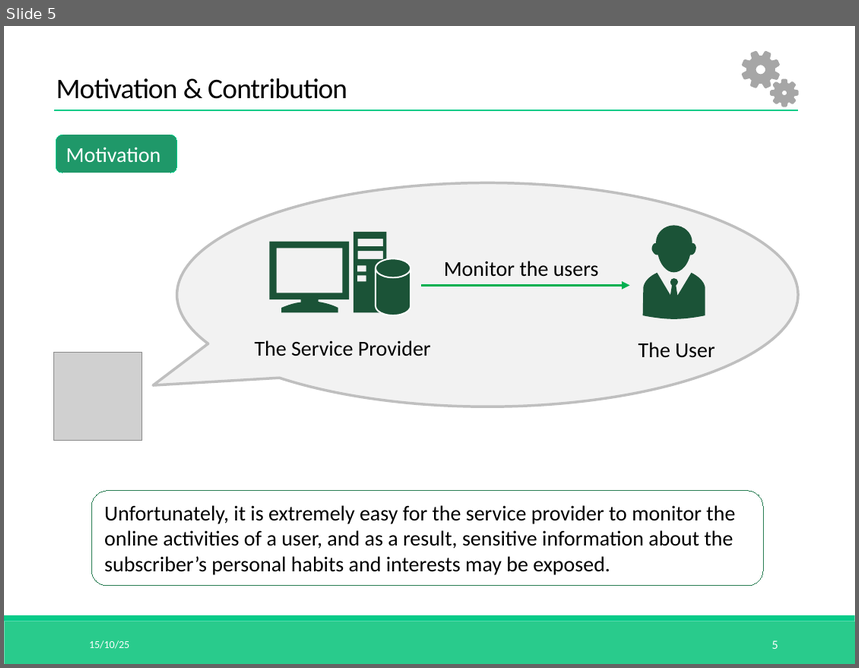
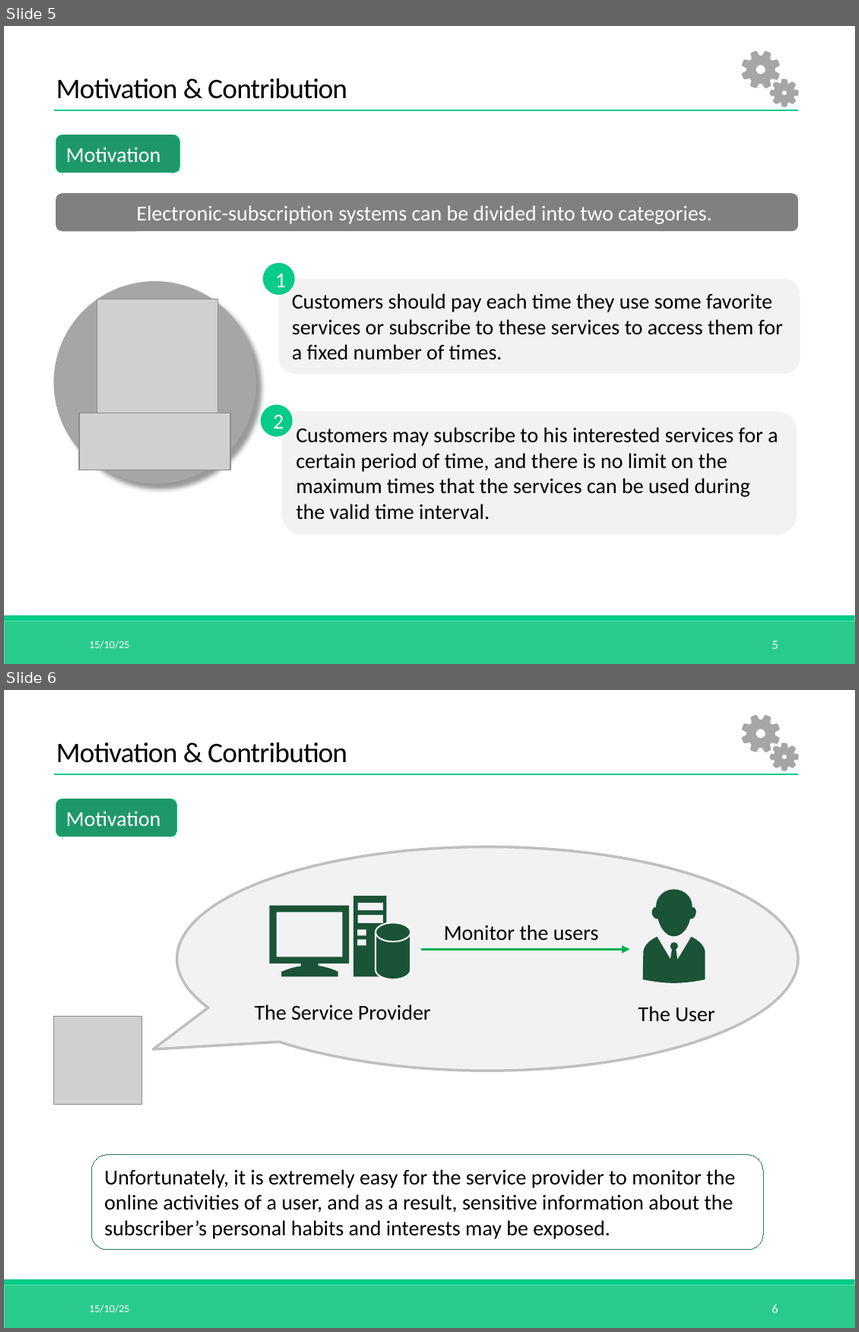
Before and after one commit to RedstoneCMX/PPTshow, a slide deck: Anon-pass.pptx. Shown one above the other, each under a label of ours: slide 5 before the commit, slides 5 and 6 after it. The pictures are 859x668 and 859x1332 pixels, drawn with LibreOffice and Linux fonts; fonts in the diff are those of the drawing; grey boxes stand for pictures. Boxes give left, top, right and bottom in pixels: in the first picture for what was removed or moved away, otherwise in the second. Text is boxed around its words. In the diff, an @@ line names an element or a change of style, - is before the commit and + after.

```diff
--- a/Anon-pass.pptx
+++ b/Anon-pass.pptx
@@ slide 5 added at (4, 26, 855, 664), background #FFFFFF; not listed: 2 template elements that a slide beside it also shows @@
@@ freeform shape added at (742, 50, 780, 88), fill #A6A6A6 @@
@@ text added at (56, 78, 348, 99), 24 pt, text #000000 @@
+Motivation & Contribution
@@ freeform shape added at (770, 78, 798, 107), fill #A6A6A6 @@
@@ line added from (54, 110) to (798, 110), #07CB88 1.5 pt @@
@@ bracket pair added at (56, 135, 180, 173), fill #1F9869, outline #07CB88 0.75 pt, 18 pt, text #FFFFFF @@
+Motivation
@@ rounded rectangle added at (56, 194, 798, 232), fill #808080, 18 pt, text #FFFFFF @@
+Electronic-subscription systems can be divided into two categories.
@@ ellipse added at (262, 262, 295, 296), fill #07CB88, outline #FFFFFF 1.25 pt, 18 pt, text #FFFFFF @@
+1
@@ ellipse added at (54, 282, 255, 483), fill #A6A6A6, outline #A6A6A6 1.25 pt @@
@@ rounded rectangle added at (279, 279, 800, 374), fill #F2F2F2, 18 pt, text #000000 @@
+Customers should pay each time they use some favorite services or subscribe to these services to access them for a fixed number of times.
@@ picture added at (97, 300, 218, 420) @@
@@ ellipse added at (260, 404, 294, 437), fill #07CB88, outline #FFFFFF 1.25 pt, 18 pt, text #FFFFFF @@
+2
@@ rounded rectangle added at (281, 411, 797, 535), fill #F2F2F2, 18 pt, text #000000 @@
+Customers may subscribe to his interested services for a certain period of time, and there is no limit on the maximum times that the services can be used during the valid time interval.
@@ picture added at (79, 414, 230, 471) @@
@@ text added at (89, 641, 129, 649), 9 pt, text #FFFFFF @@
+15/10/25
@@ page number added at (772, 641, 778, 649), 10.5 pt, text #FFFFFF @@
+5
@@ what was slide 5 is now slide 6 @@
@@ page number at (772, 1305, 778, 1313): text changed @@
-5
+6
```
Also in this commit, not shown: 1 slide changed.
